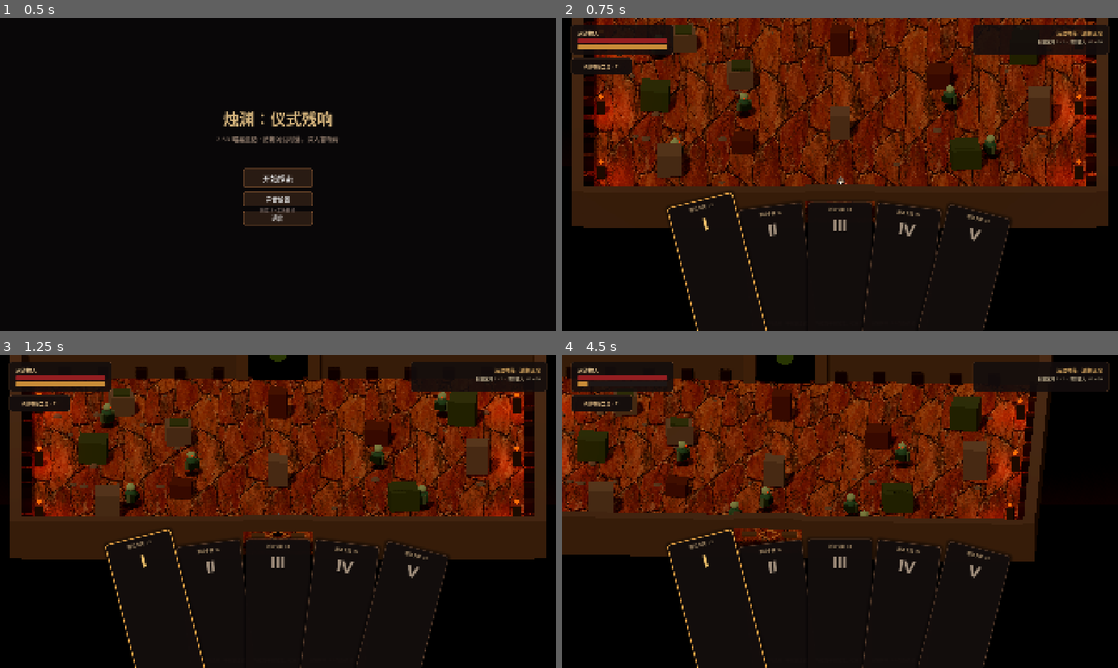
Above: before the commit, frames 1-4 (two rows, left to right).
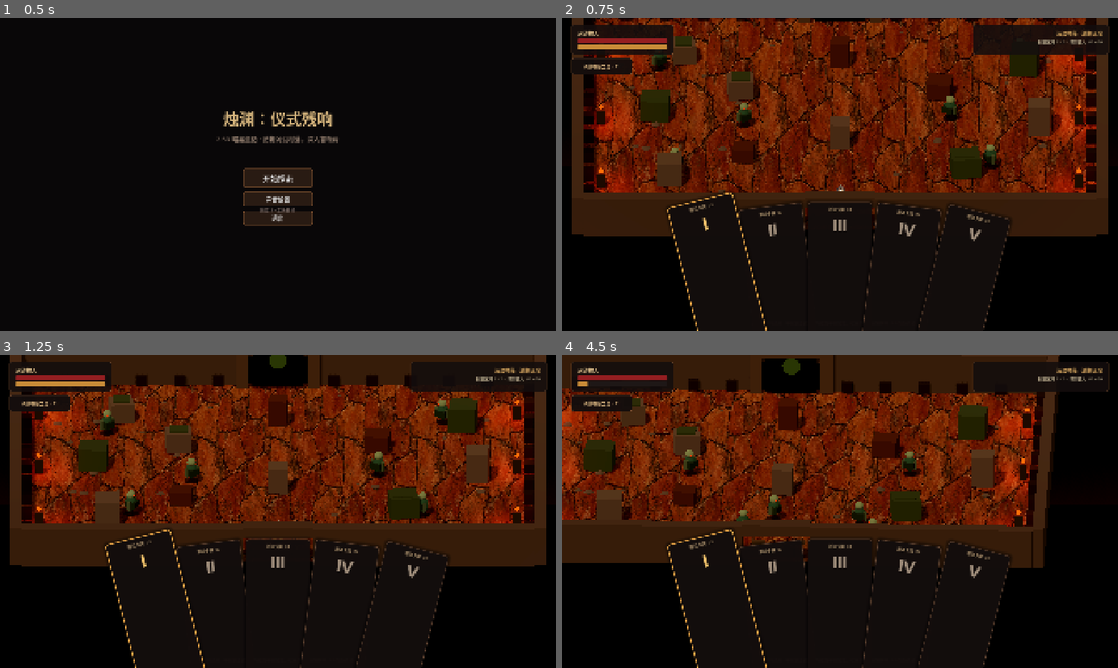
Above: after the commit, the same moments.

Repository: jiavirtu-stack/DIYUSHENYUAN
Game: Godot game, scene res://scenes/main_menu.tscn
Two runs of this game, one before a commit and one after it. Both use one fixed random seed, a clock stepped at 60 frames per second and the inputs below.
Inputs (mouse positions are in pixels of both pictures, inside the frame that each line leads up to):
- Up to frame 1 (0.5 s): no input
- Up to frame 2 (0.75 s): click "开始探索" at 0.5 s
- Up to frame 3 (1.25 s): no input
- Up to frame 4 (4.5 s): tap Enter at 1.25 s; move the mouse to (962, 495) at 1.27 s; hold D (move_right) 1.28-2.03 s; click (962, 495) at 1.35 s; move the mouse to (728, 527) at 2.02 s; hold S (move_down) 2.03-2.78 s; tap Shift (dodge) at 2.1, 4.35 s; move the mouse to (895, 442) at 2.77 s; hold D (move_right) 2.78-3.53 s; tap E at 2.85 s; move the mouse to (812, 574) at 3.52 s; hold W (move_up) 3.53-4.28 s; click (812, 574) at 3.6 s; move the mouse to (1006, 558) at 4.27 s; hold A (move_left) from 4.28 s (still down)

Frame 1 is identical in both runs. In frame 2, 24% of the frame differs, in the area x 1-99%, y 0-70%; in frame 3, 20%; in frame 4, 25%, in the area x 0-90%, y 0-68%.

Commit message:
Offset room camera inward near edges

Diff:
--- a/scripts/infantry_room.gd
+++ b/scripts/infantry_room.gd
@@ -12,6 +12,7 @@
 @export_range(15.0, 35.0, 0.5) var camera_ortho_size := 22.0
 @export_range(10.0, 45.0, 0.5) var camera_pitch := 24.0
 @export var camera_follow_speed := 4.2
+@export_range(0.0, 5.0, 0.1) var camera_edge_look_ahead := 2.4
 
 const HALF_WIDTH := 18.0
 const HALF_DEPTH := 15.0
@@ -65,13 +66,14 @@
 
 
 func set_camera_target(world_position: Vector3) -> void:
-	# Keep the player inside the camera's safe frame near room edges by
-	# shifting the view target back toward the room center (opposite camera motion).
-	# camera_ortho_size is the vertical span; multiplying it by a fixed
-	# horizontal factor made the clamp bounds cross on wide windows, causing
-	# the target to jump sides as the player crossed the room center.
-	var camera_x := clampf(world_position.x, -HALF_WIDTH + 4.0, HALF_WIDTH - 4.0)
-	var camera_z := clampf(world_position.z, -HALF_DEPTH + 4.0, HALF_DEPTH - 4.0)
+	# Near an edge, shift the view target toward the room interior so the player
+	# stays comfortably framed and the camera does not reveal the void beyond walls.
+	var edge_x := clampf(world_position.x / HALF_WIDTH, -1.0, 1.0)
+	var edge_z := clampf(world_position.z / HALF_DEPTH, -1.0, 1.0)
+	var camera_x := world_position.x - edge_x * camera_edge_look_ahead
+	var camera_z := world_position.z - edge_z * camera_edge_look_ahead
+	camera_x = clampf(camera_x, -HALF_WIDTH + 2.0, HALF_WIDTH - 2.0)
+	camera_z = clampf(camera_z, -HALF_DEPTH + 2.0, HALF_DEPTH - 2.0)
 	if _door_open and _room_number < 3 and world_position.z < -12.8:
 		camera_z = world_position.z
 	_camera_target = Vector3(camera_x, 1.45, camera_z)
